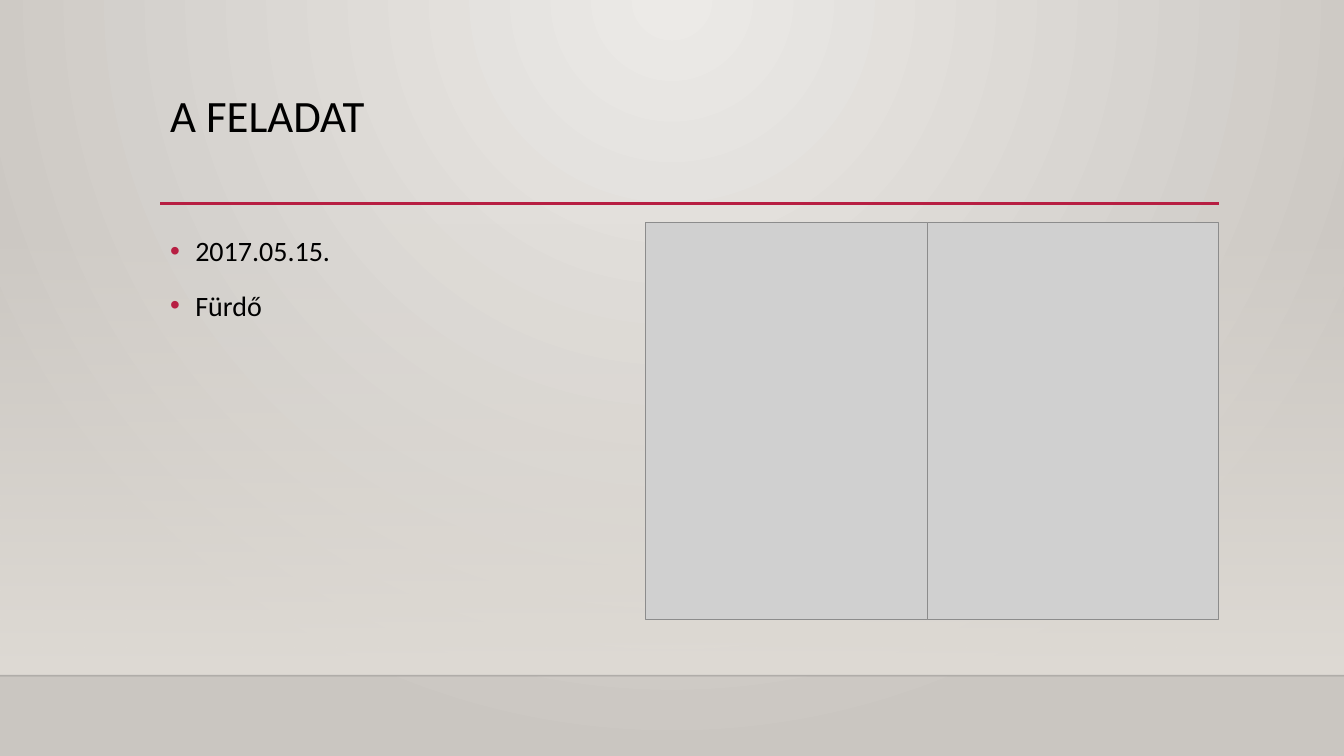
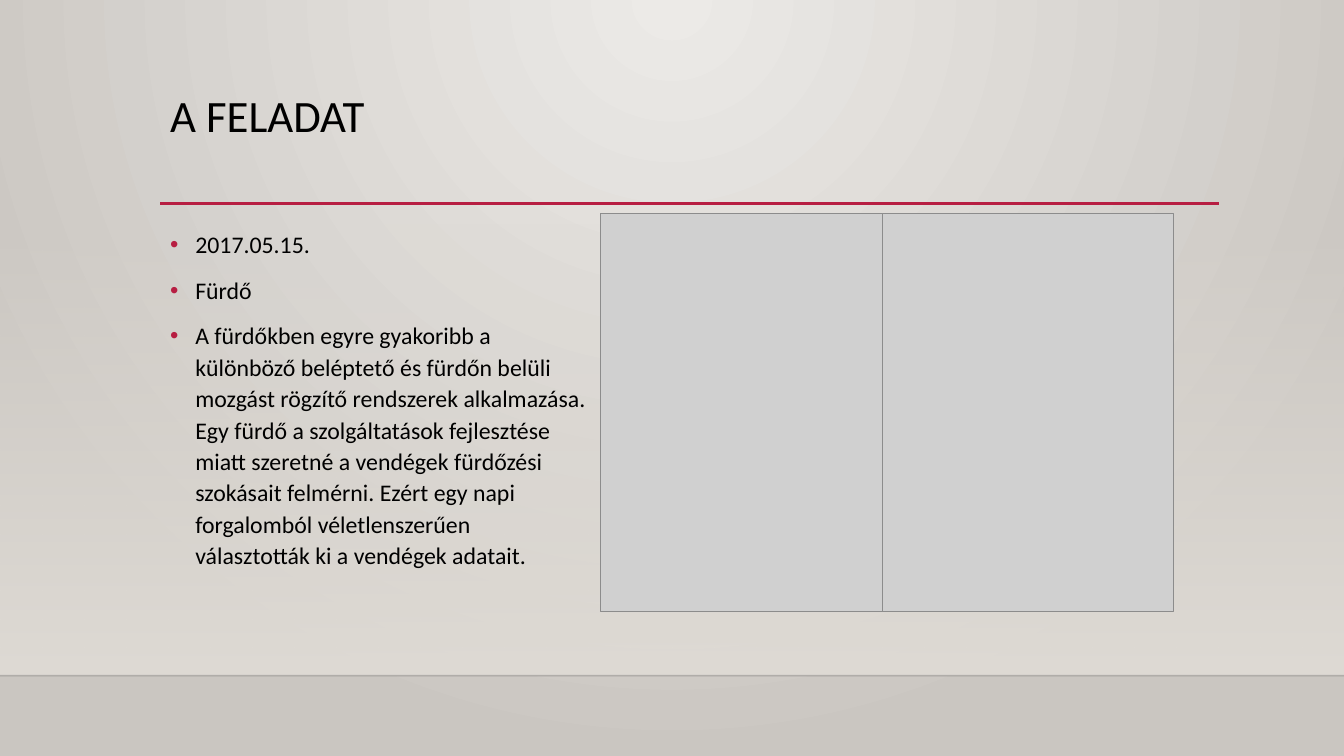
Before and after one commit to GerencserOliver/Proj1-Furdo-10A_D, a slide deck: slide 2 of Proj1-Furdo-10A_D.pptx. Drawn at 1344x756 pixels with LibreOffice and Linux fonts; fonts in the diff are those of the drawing; grey boxes stand for pictures; background and template pictures are left out. Boxes give left, top, right and bottom in pixels: in the first picture for what was removed or moved away, otherwise in the second. Text is boxed around its words. In the diff, an @@ line names an element or a change of style, - is before the commit and + after.

```diff
--- a/Proj1-Furdo-10A_D.pptx
+++ b/Proj1-Furdo-10A_D.pptx
@@ text at bbox=[195, 237, 310, 299]: size 20 to 17 pt in "2017.05.15.", "Fürdő"; line spacing 1.2 to 1.1 @@
@@ picture: place and size @@
-picture at bbox=[645, 222, 928, 619]
+picture at bbox=[600, 214, 882, 611]
@@ picture: place and size @@
-picture at bbox=[929, 222, 1219, 619]
+picture at bbox=[883, 214, 1174, 611]
@@ text at bbox=[195, 327, 586, 568]: paragraph added @@
+• A fürdőkben egyre gyakoribb a különböző beléptető és fürdőn belüli mozgást rögzítő rendszerek alkalmazása. Egy fürdő a szolgáltatások fejlesztése miatt szeretné a vendégek fürdőzési szokásait felmérni. Ezért egy napi forgalomból véletlenszerűen választották ki a vendégek adatait.
```
Also in this commit, not shown: 1 other slide changed, 1 slide added, 1 slide removed.
